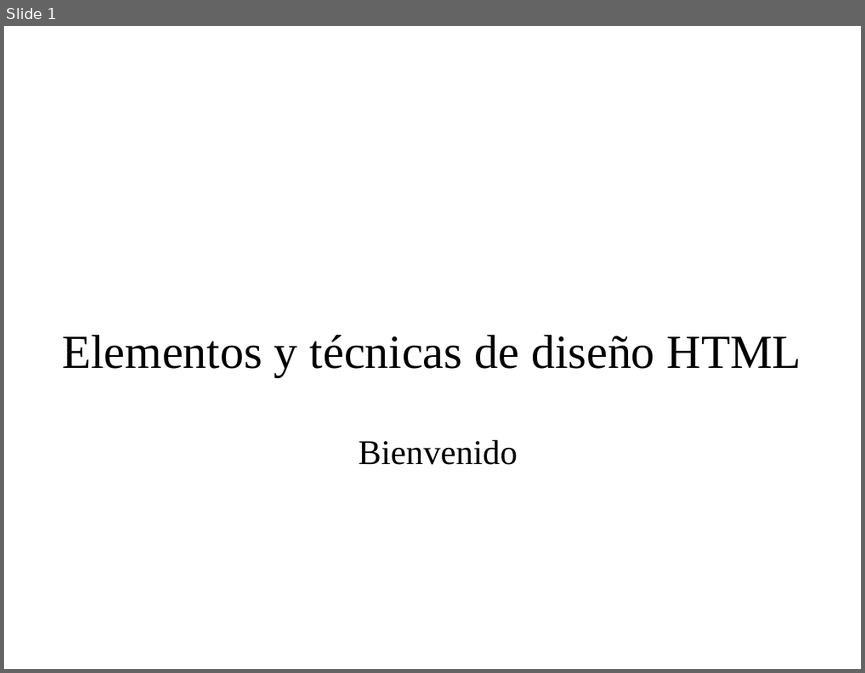
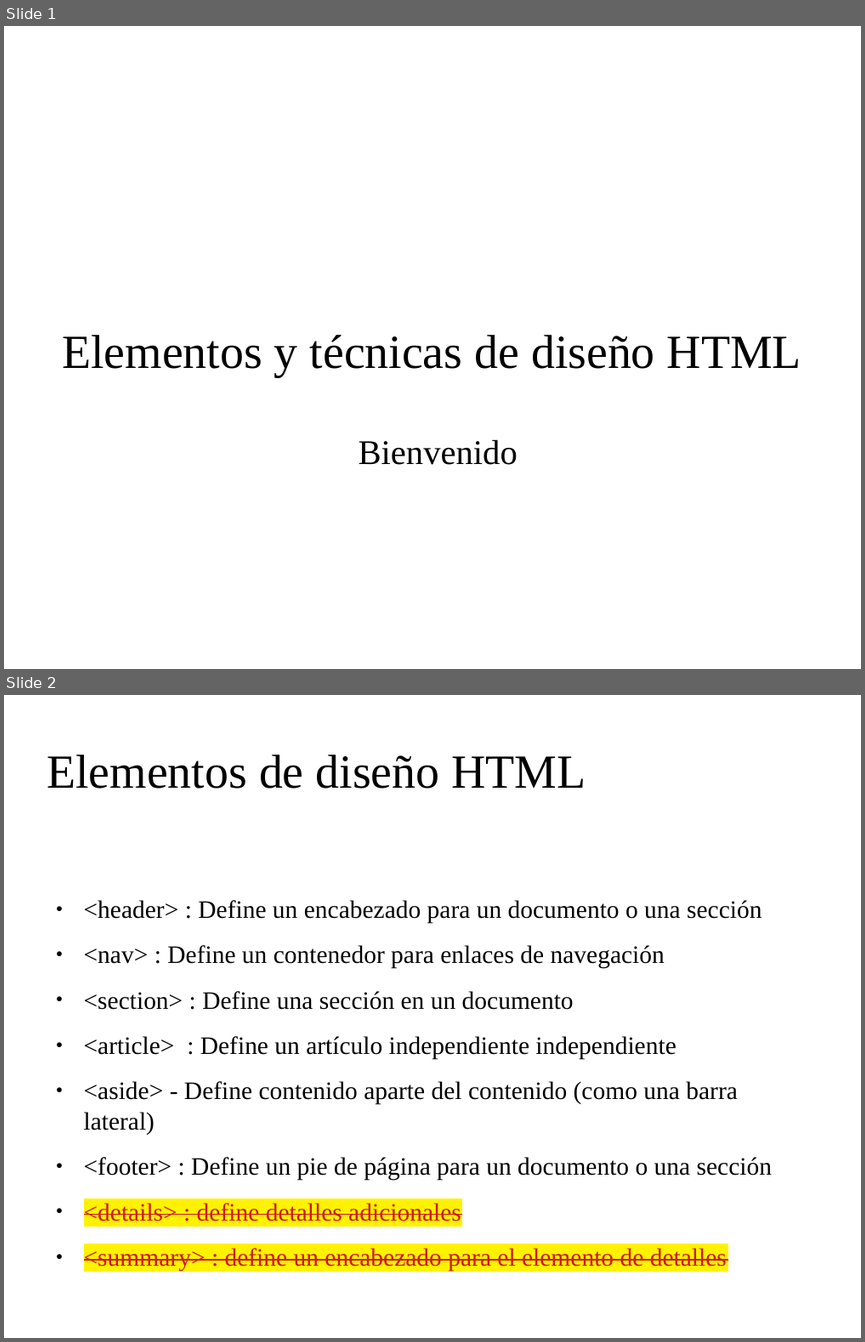
Before and after one commit to codefuncode/Curso-de-HTML-2020, a slide deck: 01-Tutorial-HTML/025-Elementos-y-tecnicas-de-diseno-HTML/025-Elementos-y-tecnicas-de-diseno-HTML.odp. Shown one above the other, each under a label of ours: slide 1 before the commit, slides 1 and 2 after it. The pictures are 865x673 and 865x1342 pixels, drawn with LibreOffice and Linux fonts; fonts in the diff are those of the drawing; background and template pictures are left out. Boxes give left, top, right and bottom in pixels: in the first picture for what was removed or moved away, otherwise in the second. Text is boxed around its words. In the diff, an @@ line names an element or a change of style, - is before the commit and + after.

Commit message:
0025  parte 1 completsada solo falta expliocar  y publicar video con explicaciones del uso y creacion de cuatriculas con css en html

```diff
--- a/01-Tutorial-HTML/025-Elementos-y-tecnicas-de-diseno-HTML/025-Elementos-y-tecnicas-de-diseno-HTML.odp
+++ b/01-Tutorial-HTML/025-Elementos-y-tecnicas-de-diseno-HTML/025-Elementos-y-tecnicas-de-diseno-HTML.odp
@@ slide 2 added at box(4, 695, 861, 1338), background picture (left out) @@
@@ title added at box(46, 755, 585, 789), 44 pt, text #000000 @@
+Elementos de diseño HTML
@@ text added at box(84, 900, 772, 1270), 23.2 pt, text #000000 @@
+● <header> : Define un encabezado para un documento o una sección
+● <nav> : Define un contenedor para enlaces de navegación
+● <section> : Define una sección en un documento
+● <article> : Define un artículo independiente independiente
+● <aside> - Define contenido aparte del contenido (como una barra lateral)
+● <footer> : Define un pie de página para un documento o una sección
+● <details> : define detalles adicionales
+● <summary> : define un encabezado para el elemento de detalles
```
Also in this commit, not shown: 6 other slides added, 4 slides removed, 18 other files.
